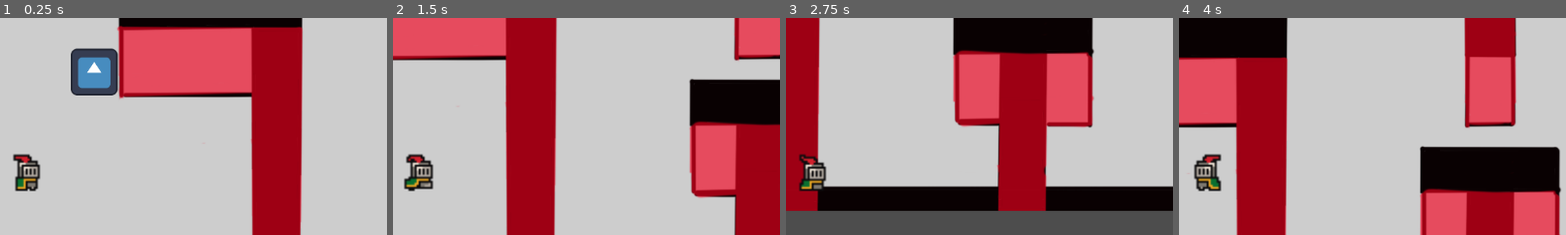
Above: before the commit, frames 1-4 (left to right).
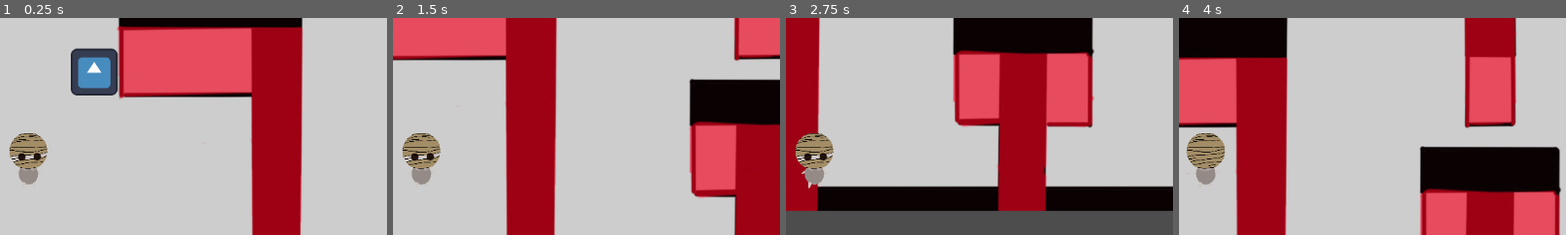
Above: after the commit, the same moments.

Repository: IvanGutsev/PlovdivGameJam2026
Game: Godot game, scene res://Scenes/main.tscn
The game is run twice, just before and just after one commit, with the same random seed, the same clock (stepped at 60 frames per second) and the same inputs. The engine's default icon, where the game draws it, is replaced by a stand-in: a white triangle on a blue panel in a dark square.
Inputs:
- Up to frame 1 (0.25 s): no input
- Up to frame 2 (1.5 s): tap E (interact) at 0.5, 0.6, 1.25 s; hold D (right) 0.53-1.28 s; tap Enter (ui_accept) at 0.77 s; hold S (down) from 1.28 s (still down); tap M (mask and unmask) at 1.35 s
- Up to frame 3 (2.75 s): tap Enter (ui_accept) at 1.52 s; tap E (interact) at 2, 2.1 s; release S (down) at 2.03 s; hold D (right) from 2.03 s (still down)
- Up to frame 4 (4 s): tap E (interact) at 2.75, 3.5, 3.6 s; release D (right) at 2.78 s; hold W (up) 2.78-3.53 s; tap M (mask and unmask) at 2.85 s; tap Enter (ui_accept) at 3.02, 3.77 s; hold A (left) from 3.53 s (still down)
The pictures show only the part of the screen within x 46-96%, y 16-66%; the shares and areas given below are measured in that part.

The runs differ from the first frame. In frame 1, 1.9% of the frame differs, in the area x 2-13%, y 53-80%; in frame 2, 1.9%; in frame 3, 1.9%; in frame 4, 2.0%, in the area x 2-12%, y 53-80%.

Commit message:
i want to die

Diff:
--- a/Scenes/main.tscn
+++ b/Scenes/main.tscn
@@ -13,6 +13,12 @@
 [node name="Level1" parent="." unique_id=187266163 instance=ExtResource("1_kry3j")]
 position = Vector2(292, -272)
 
+[node name="NPC" parent="." unique_id=248751030 instance=ExtResource("2_bo1nx")]
+position = Vector2(45, -215)
+
+[node name="Mask" parent="." unique_id=1775335883 instance=ExtResource("4_jjvhh")]
+position = Vector2(33, -47)
+
 [node name="Player" parent="." unique_id=1397783346 instance=ExtResource("1_jjgbg")]
 
 [node name="Camera2D" type="Camera2D" parent="Player" unique_id=414048392]
@@ -20,10 +26,4 @@
 
 [node name="CanvasLayer" parent="Player/Camera2D" unique_id=184912528 instance=ExtResource("4_21xkr")]
 
-[node name="NPC" parent="." unique_id=248751030 instance=ExtResource("2_bo1nx")]
-position = Vector2(45, -215)
-
-[node name="Mask" parent="." unique_id=1775335883 instance=ExtResource("4_jjvhh")]
-position = Vector2(33, -47)
-
 [connection signal="take_mask" from="Mask" to="Player" method="_on_mask_take_mask"]
--- a/Scenes/player.tscn
+++ b/Scenes/player.tscn
@@ -1,92 +1,49 @@
-[gd_scene load_steps=27 format=3 uid="uid://bngdwclfakgcw"]
+[gd_scene format=3 uid="uid://bngdwclfakgcw"]
 
 [ext_resource type="Script" uid="uid://cfgusmib4s83u" path="res://Scripts/player.gd" id="1_cvnsp"]
 [ext_resource type="Texture2D" uid="uid://nd4rhraiw7ep" path="res://icon.svg" id="1_v0iea"]
-[ext_resource type="Texture2D" uid="uid://bf6iuh2keqwtg" path="res://Assets/knight.png" id="3_6t5aa"]
+[ext_resource type="Texture2D" uid="uid://bfxitlv4skhxm" path="res://Assets/Animations/File – 2026-01-31T14_38_01(3).png" id="4_fkybt"]
+[ext_resource type="Texture2D" uid="uid://cecjmmvkw6xwf" path="res://Assets/Animations/spritesheet (1).png" id="4_vgqql"]
 
 [sub_resource type="AtlasTexture" id="AtlasTexture_cvnsp"]
 atlas = ExtResource("1_v0iea")
 region = Rect2(0, 0, 128, 128)
 
-[sub_resource type="AtlasTexture" id="AtlasTexture_6t5aa"]
-atlas = ExtResource("3_6t5aa")
-region = Rect2(0, 0, 32, 32)
-
-[sub_resource type="AtlasTexture" id="AtlasTexture_l6n3p"]
-atlas = ExtResource("3_6t5aa")
-region = Rect2(32, 0, 32, 32)
-
-[sub_resource type="AtlasTexture" id="AtlasTexture_olqyp"]
-atlas = ExtResource("3_6t5aa")
-region = Rect2(64, 0, 32, 32)
-
-[sub_resource type="AtlasTexture" id="AtlasTexture_wpjfl"]
-atlas = ExtResource("3_6t5aa")
-region = Rect2(96, 0, 32, 32)
-
-[sub_resource type="AtlasTexture" id="AtlasTexture_vgqql"]
-atlas = ExtResource("3_6t5aa")
-region = Rect2(0, 64, 32, 32)
+[sub_resource type="AtlasTexture" id="AtlasTexture_ukyrk"]
+atlas = ExtResource("4_fkybt")
+region = Rect2(0, 0, 1920, 1080)
 
 [sub_resource type="AtlasTexture" id="AtlasTexture_fkybt"]
-atlas = ExtResource("3_6t5aa")
-region = Rect2(32, 64, 32, 32)
+atlas = ExtResource("4_vgqql")
+region = Rect2(0, 0, 1920, 1080)
 
 [sub_resource type="AtlasTexture" id="AtlasTexture_x3wgy"]
-atlas = ExtResource("3_6t5aa")
-region = Rect2(64, 64, 32, 32)
+atlas = ExtResource("4_vgqql")
+region = Rect2(1920, 0, 1920, 1080)
 
 [sub_resource type="AtlasTexture" id="AtlasTexture_3smsa"]
-atlas = ExtResource("3_6t5aa")
-region = Rect2(96, 64, 32, 32)
+atlas = ExtResource("4_vgqql")
+region = Rect2(3840, 0, 1920, 1080)
 
 [sub_resource type="AtlasTexture" id="AtlasTexture_8erm5"]
-atlas = ExtResource("3_6t5aa")
-region = Rect2(128, 64, 32, 32)
+atlas = ExtResource("4_vgqql")
+region = Rect2(5760, 0, 1920, 1080)
 
 [sub_resource type="AtlasTexture" id="AtlasTexture_f1ek2"]
-atlas = ExtResource("3_6t5aa")
-region = Rect2(160, 64, 32, 32)
+atlas = ExtResource("4_vgqql")
+region = Rect2(0, 1080, 1920, 1080)
 
 [sub_resource type="AtlasTexture" id="AtlasTexture_tx1dd"]
-atlas = ExtResource("3_6t5aa")
-region = Rect2(192, 64, 32, 32)
+atlas = ExtResource("4_vgqql")
+region = Rect2(1920, 1080, 1920, 1080)
 
 [sub_resource type="AtlasTexture" id="AtlasTexture_gymyn"]
-atlas = ExtResource("3_6t5aa")
-region = Rect2(224, 64, 32, 32)
+atlas = ExtResource("4_vgqql")
+region = Rect2(3840, 1080, 1920, 1080)
 
 [sub_resource type="AtlasTexture" id="AtlasTexture_pu2lt"]
-atlas = ExtResource("3_6t5aa")
-region = Rect2(0, 96, 32, 32)
-
-[sub_resource type="AtlasTexture" id="AtlasTexture_ukyrk"]
-atlas = ExtResource("3_6t5aa")
-region = Rect2(32, 96, 32, 32)
-
-[sub_resource type="AtlasTexture" id="AtlasTexture_7dp3o"]
-atlas = ExtResource("3_6t5aa")
-region = Rect2(64, 96, 32, 32)
-
-[sub_resource type="AtlasTexture" id="AtlasTexture_h4iuc"]
-atlas = ExtResource("3_6t5aa")
-region = Rect2(96, 96, 32, 32)
-
-[sub_resource type="AtlasTexture" id="AtlasTexture_fd4e3"]
-atlas = ExtResource("3_6t5aa")
-region = Rect2(128, 96, 32, 32)
-
-[sub_resource type="AtlasTexture" id="AtlasTexture_qqcod"]
-atlas = ExtResource("3_6t5aa")
-region = Rect2(160, 96, 32, 32)
-
-[sub_resource type="AtlasTexture" id="AtlasTexture_igrcy"]
-atlas = ExtResource("3_6t5aa")
-region = Rect2(192, 96, 32, 32)
-
-[sub_resource type="AtlasTexture" id="AtlasTexture_fs7ks"]
-atlas = ExtResource("3_6t5aa")
-region = Rect2(224, 96, 32, 32)
+atlas = ExtResource("4_vgqql")
+region = Rect2(5760, 1080, 1920, 1080)
 
 [sub_resource type="SpriteFrames" id="SpriteFrames_fkybt"]
 animations = [{
@@ -100,25 +57,13 @@
 }, {
 "frames": [{
 "duration": 1.0,
-"texture": SubResource("AtlasTexture_6t5aa")
-}, {
-"duration": 1.0,
-"texture": SubResource("AtlasTexture_l6n3p")
-}, {
-"duration": 1.0,
-"texture": SubResource("AtlasTexture_olqyp")
-}, {
-"duration": 1.0,
-"texture": SubResource("AtlasTexture_wpjfl")
+"texture": SubResource("AtlasTexture_ukyrk")
 }],
 "loop": true,
 "name": &"idle",
 "speed": 5.0
 }, {
 "frames": [{
-"duration": 1.0,
-"texture": SubResource("AtlasTexture_vgqql")
-}, {
 "duration": 1.0,
 "texture": SubResource("AtlasTexture_fkybt")
 }, {
@@ -142,46 +87,24 @@
 }, {
 "duration": 1.0,
 "texture": SubResource("AtlasTexture_pu2lt")
-}, {
-"duration": 1.0,
-"texture": SubResource("AtlasTexture_ukyrk")
-}, {
-"duration": 1.0,
-"texture": SubResource("AtlasTexture_7dp3o")
-}, {
-"duration": 1.0,
-"texture": SubResource("AtlasTexture_h4iuc")
-}, {
-"duration": 1.0,
-"texture": SubResource("AtlasTexture_fd4e3")
-}, {
-"duration": 1.0,
-"texture": SubResource("AtlasTexture_qqcod")
-}, {
-"duration": 1.0,
-"texture": SubResource("AtlasTexture_igrcy")
-}, {
-"duration": 1.0,
-"texture": SubResource("AtlasTexture_fs7ks")
 }],
 "loop": true,
-"name": &"run",
+"name": &"up",
 "speed": 5.0
 }]
 
 [sub_resource type="CircleShape2D" id="CircleShape2D_x3wgy"]
 radius = 5.0
 
-[node name="Player" type="CharacterBody2D"]
+[node name="Player" type="CharacterBody2D" unique_id=1888137321]
 collision_layer = 3
 script = ExtResource("1_cvnsp")
 
-[node name="AnimatedSprite2D" type="AnimatedSprite2D" parent="."]
+[node name="AnimatedSprite2D" type="AnimatedSprite2D" parent="." unique_id=221275913]
+scale = Vector2(0.05, 0.05)
 sprite_frames = SubResource("SpriteFrames_fkybt")
-animation = &"run"
-frame = 3
-frame_progress = 0.2124923
+animation = &"idle"
 
-[node name="CollisionShape2D" type="CollisionShape2D" parent="."]
+[node name="CollisionShape2D" type="CollisionShape2D" parent="." unique_id=1075112390]
 position = Vector2(0, 7)
 shape = SubResource("CircleShape2D_x3wgy")
--- a/Scripts/player.gd
+++ b/Scripts/player.gd
@@ -29,7 +29,8 @@
 
 	# check if there is movement and set the animation to "run"
 	if direction:
-		animated_sprite.play("run");
+		if direction.y < 0:
+			animated_sprite.play("up");
 	else:
 		animated_sprite.play("idle");
 
Binary file added: Assets/Animations/File – 2026-01-31T14_38_01(3).png
Not shown, added: Assets/Animations/File – 2026-01-31T14_38_01(3).png.import
Binary file added: Assets/Animations/spritesheet (1).png
Not shown, added: Assets/Animations/spritesheet (1).png.import
